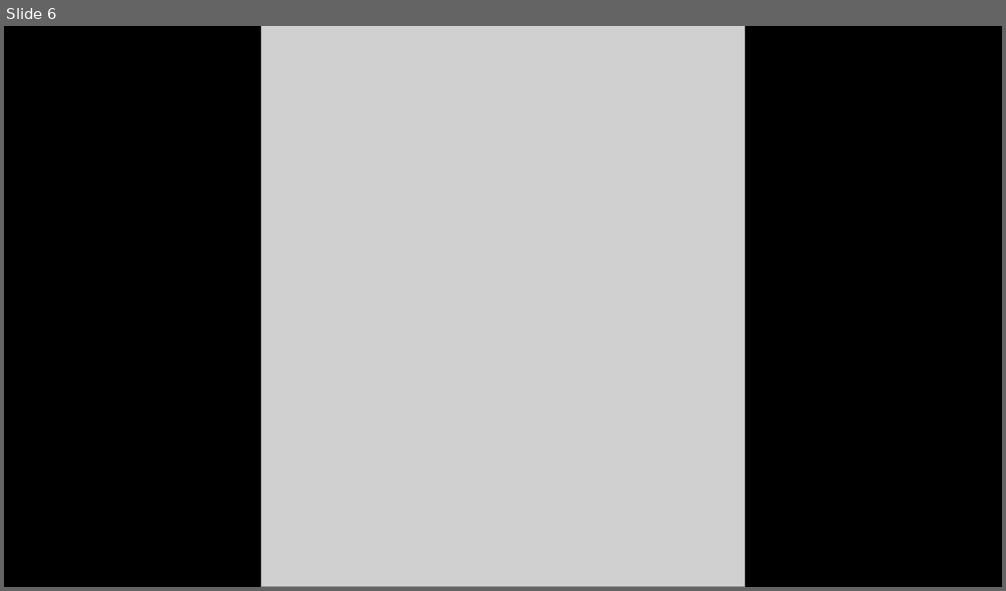
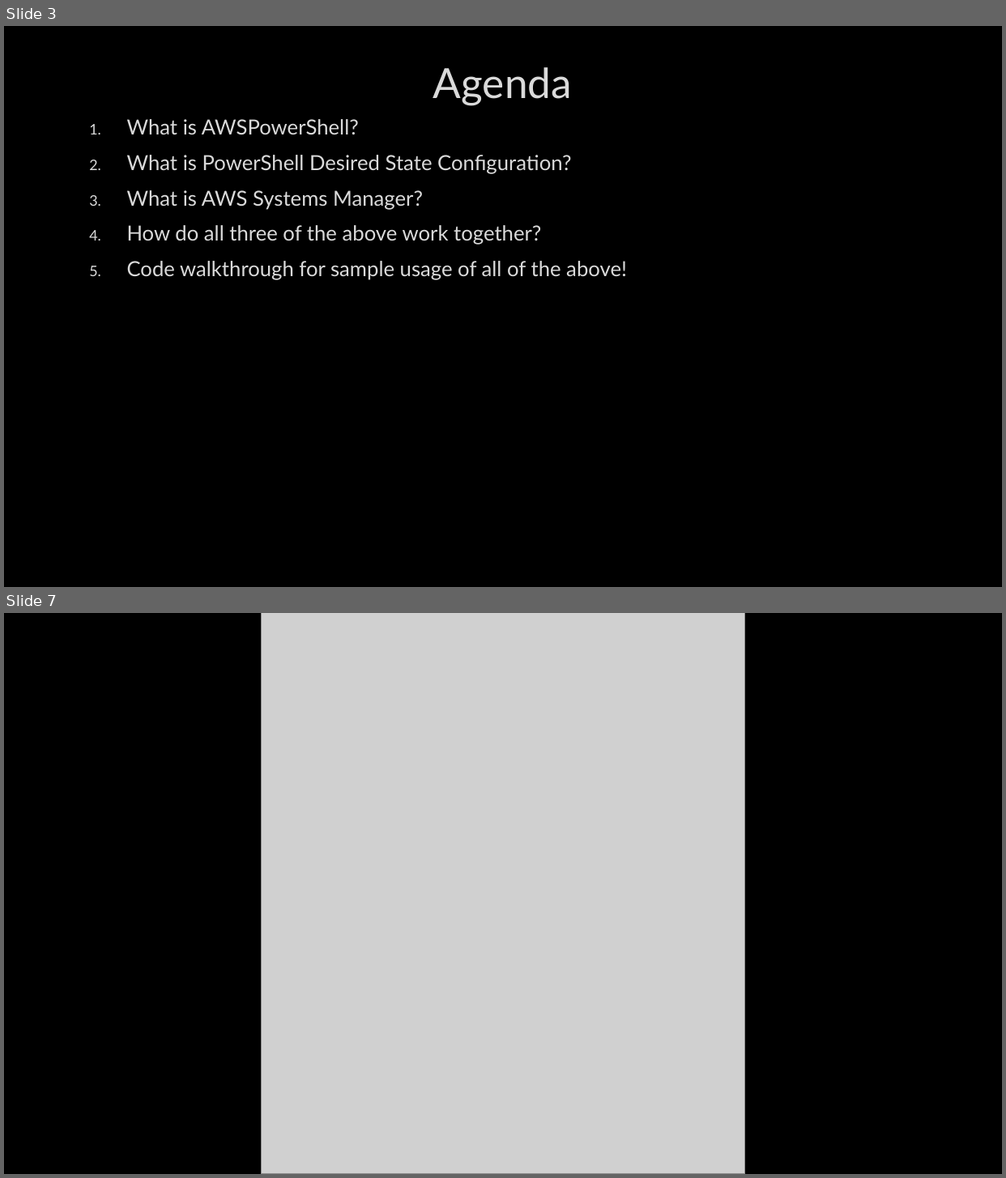
Before and after one commit to mcbobke/AWSPowerShellDemo, a slide deck: AWSPowerShellDemo.pptx. Shown one above the other, each under a label of ours: slide 6 before the commit, slides 3 and 7 after it; the slides between them are not shown. The pictures are 1006x591 and 1006x1178 pixels, drawn with LibreOffice and Linux fonts; fonts in the diff are those of the drawing; grey boxes stand for pictures; background and template pictures are left out. Boxes give left, top, right and bottom in pixels: in the first picture for what was removed or moved away, otherwise in the second. Text is boxed around its words. In the diff, an @@ line names an element or a change of style, - is before the commit and + after.

```diff
--- a/AWSPowerShellDemo.pptx
+++ b/AWSPowerShellDemo.pptx
@@ slide 3 added at <box>4,26,1002,587</box>, background picture (left out) @@
@@ title added at <box>433,67,572,105</box>, 40 pt, text #DADADA @@
+Agenda
@@ text added at <box>127,119,627,280</box>, 20 pt, text #DADADA @@
+1. What is AWSPowerShell?
+2. What is PowerShell Desired State Configuration?
+3. What is AWS Systems Manager?
+4. How do all three of the above work together?
+5. Code walkthrough for sample usage of all of the above!
@@ what was slide 6 is now slide 7 @@
```
Also in this commit, not shown: 8 slides changed, 1 other file.
